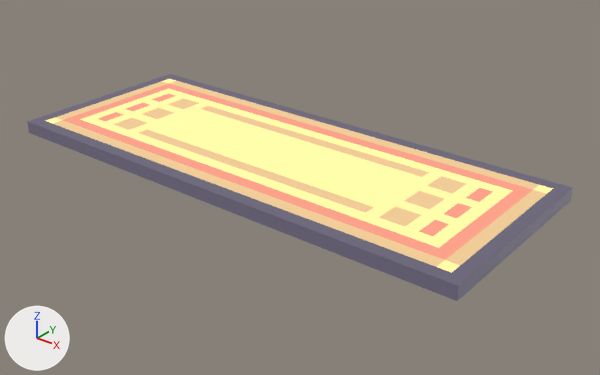
The FBX model Assets/Models/Obsticals/InsideHouse/Teppich.fbx as it was, and as the next commit left it.
Both versions are drawn from a 50 mm lens placed at (2.35, -2.75, 1.63), pointed at (0.13, 0.02, -0.1). The lights are fixed; the arrows at lower left show +X, +Y and +Z. Where no turn or scale is listed for an object, it has been applied to the vertices.

Objects in the first picture: 'Teppich'.
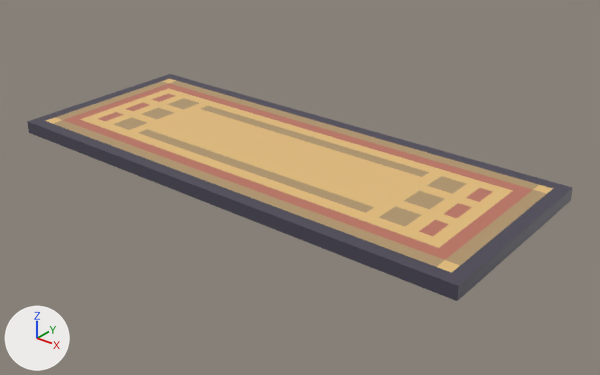
Boxes [x1, y1, x2, y2] around the edits, measured in the pictures (600 x 375 px):
```json
{"object": "Teppich", "change": "surface changed", "before": [27, 74, 573, 301], "after": [27, 74, 573, 301]}
```

Scene script edits in JSON lines:
```json
{"block": "mat_pkmnmastermaterial", "where": "n0 = _N.new('ShaderNodeBsdfPrincipled'); n0.name = 'Principled BSDF'"}
{"op": "remove", "block": "mat_pkmnmastermaterial", "code": "n0.inputs[28].default_value = 1.0  # 'Emission Strength'"}
{"op": "remove", "block": "mat_pkmnmastermaterial", "code": "n3 = _N.new('ShaderNodeTexImage'); n3.name = 'Image Texture.001'"}
{"op": "remove", "block": "mat_pkmnmastermaterial", "code": "n3.image = img_pkmnemerald_jpg"}
{"op": "remove", "block": "mat_pkmnmastermaterial", "code": "_L.new(n3.outputs[0], n0.inputs[27])  # 'Color' to 'Emission Color'"}
```
